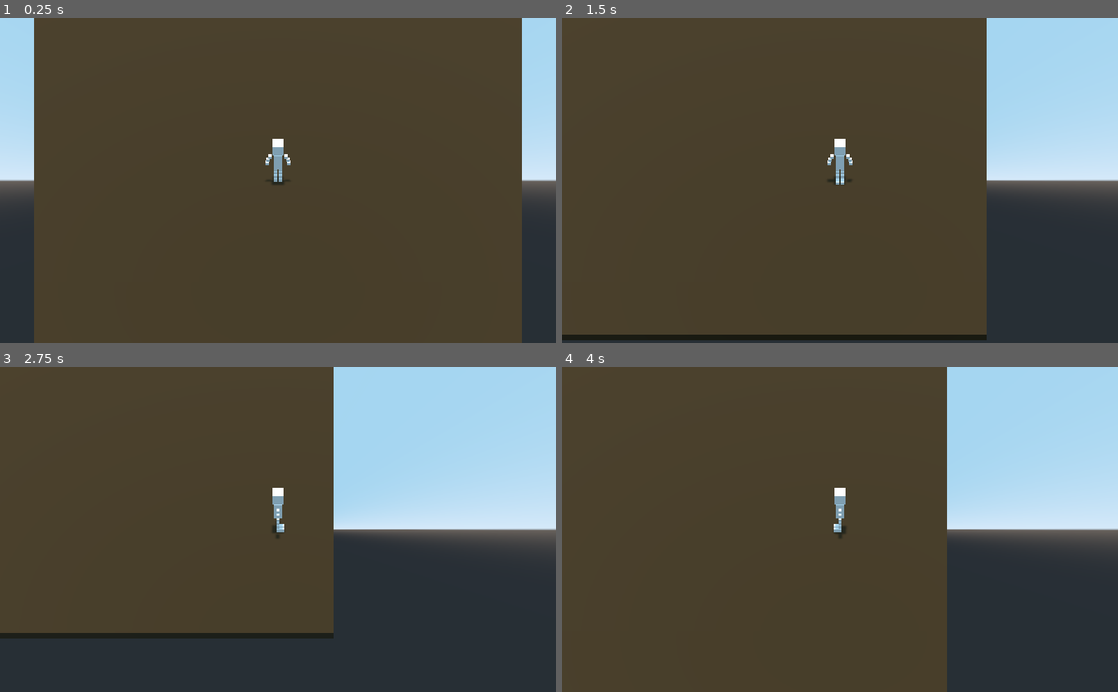
Above: before the commit, frames 1-4 (two rows, left to right).
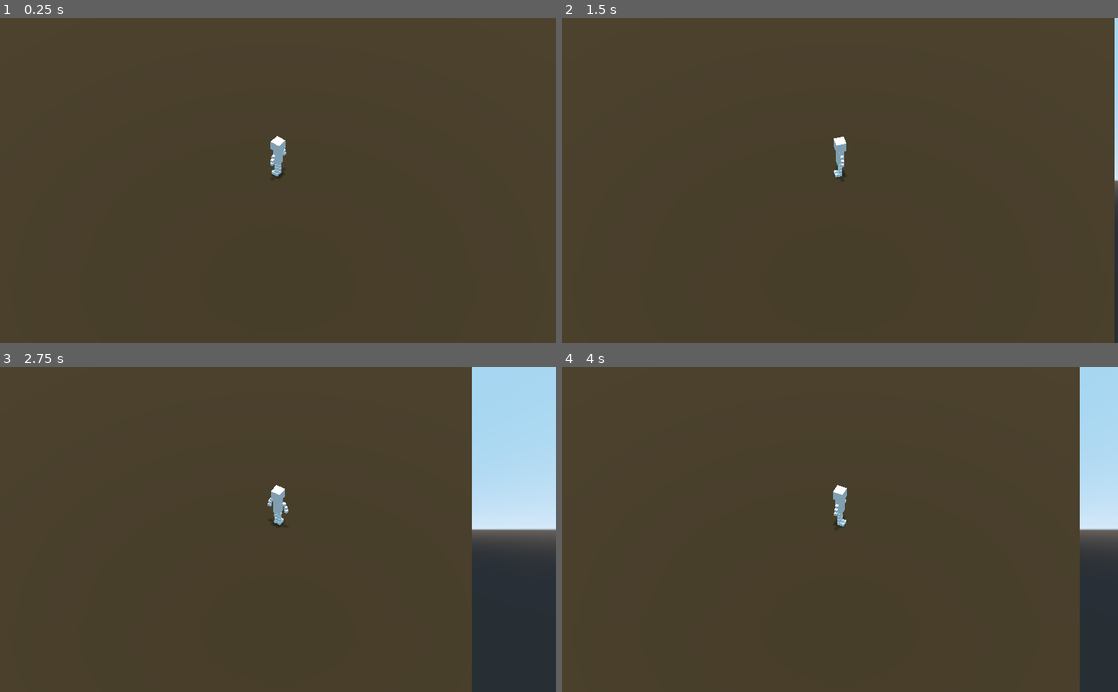
Above: after the commit, the same moments.

Repository: jaredbwasserman/game-jams
Game: Godot game, scene res://scenes/Main.tscn
Two runs of this game, one before a commit and one after it. Both use one fixed random seed, a clock stepped at 60 frames per second and the inputs below.
Inputs (mouse positions are in pixels of both pictures, inside the frame that each line leads up to):
- Up to frame 1 (0.25 s): no input
- Up to frame 2 (1.5 s): tap Enter at 0.5 s; move the mouse to (962, 164) at 0.52 s; hold Right (move_right) 0.53-1.28 s; move the mouse to (728, 196) at 1.27 s; hold Down (move_back) from 1.28 s (still down)
- Up to frame 3 (2.75 s): move the mouse to (333, 458) at 2.02 s; release Down (move_back) at 2.03 s; hold Right (move_right) from 2.03 s (still down)
- Up to frame 4 (4 s): move the mouse to (812, 594) at 2.77 s; release Right (move_right) at 2.78 s; hold Up (move_forward) 2.78-3.53 s; move the mouse to (1006, 578) at 3.52 s; hold Left (move_left) from 3.53 s (still down)

The runs differ from the first frame. In frame 1, 12% of the frame differs, in the area x 0-100%, y 0-100%; in frame 2, 24%; in frame 3, 35%, in the area x 0-85%, y 0-100%; in frame 4, 23%.

Commit message:
Update camera

Diff:
--- a/bgj-2022-03/scenes/Main.tscn
+++ b/bgj-2022-03/scenes/Main.tscn
@@ -3,14 +3,14 @@
 [ext_resource path="res://scenes/Player.tscn" type="PackedScene" id=1]
 
 [sub_resource type="BoxShape" id=1]
-extents = Vector3( 60, 1, 60 )
+extents = Vector3( 100, 1, 100 )
 
 [sub_resource type="SpatialMaterial" id=3]
 albedo_color = Color( 0.223529, 0.164706, 0.0705882, 1 )
 
 [sub_resource type="CubeMesh" id=2]
 material = SubResource( 3 )
-size = Vector3( 120, 2, 120 )
+size = Vector3( 200, 2, 200 )
 
 [node name="Main" type="Node"]
 
@@ -29,11 +29,3 @@
 shadow_enabled = true
 
 [node name="Player" parent="." instance=ExtResource( 1 )]
-
-[node name="CameraPivot" type="Position3D" parent="Player"]
-transform = Transform( 1, 0, 0, 0, 0.707107, 0.707107, 0, -0.707107, 0.707107, 0, 0, 0 )
-
-[node name="Camera" type="Camera" parent="Player/CameraPivot"]
-transform = Transform( 1, 0, 0, 0, 1, 0, 0, 0, 1, 0, 0, 50 )
-projection = 1
-size = 80.0
--- a/bgj-2022-03/scenes/Player.tscn
+++ b/bgj-2022-03/scenes/Player.tscn
@@ -19,3 +19,11 @@
 [node name="CollisionShape" type="CollisionShape" parent="."]
 transform = Transform( 1, 0, 0, 0, -4.37114e-08, -1, 0, 1, -4.37114e-08, 0, 6.98716, 0 )
 shape = SubResource( 1 )
+
+[node name="CameraPivot" type="Position3D" parent="."]
+transform = Transform( 1, 0, 0, 0, 0.707107, 0.707107, 0, -0.707107, 0.707107, 0, 1, 0 )
+
+[node name="Camera" type="Camera" parent="CameraPivot"]
+transform = Transform( 1, 0, 0, 0, 1, 0, 0, 0, 1, 0, -2.46658, 52.2218 )
+projection = 1
+size = 90.0
--- a/bgj-2022-03/scripts/Player.gd
+++ b/bgj-2022-03/scripts/Player.gd
@@ -1,15 +1,27 @@
 extends KinematicBody
 
-# How fast the player moves in meters per second.
+# How fast the player moves horizontally in meters per second
 export var speed = 14
 
-# The downward acceleration when in the air, in meters per second squared.
+# The downward acceleration when in the air, in meters per second squared
 export var fall_acceleration = 75
 
+# Velocity of player
 var velocity = Vector3.ZERO
 
 
 func _physics_process(delta):
+	# Look at mouse
+	var mouse_intersect = _get_mouse_intersect()
+	if mouse_intersect:
+		var mouse_pos: Vector3 = mouse_intersect.position
+		mouse_pos.y = $Pivot.translation.y
+		$Pivot.look_at(mouse_pos, Vector3.UP)
+
+		# Fix rotation
+		$Pivot.rotation = Vector3(0, $Pivot.rotation.y, 0)
+
+	# Move
 	var direction = Vector3.ZERO
 
 	if Input.is_action_pressed("move_right"):
@@ -23,9 +35,16 @@
 
 	if direction != Vector3.ZERO:
 		direction = direction.normalized()
-		$Pivot.look_at(translation + direction, Vector3.UP)
 
 	velocity.x = direction.x * speed
 	velocity.z = direction.z * speed
 	velocity.y -= fall_acceleration * delta
 	velocity = move_and_slide(velocity, Vector3.UP)
+
+# Get position of mouse in 3D space
+func _get_mouse_intersect():
+	var mouse_pos = get_viewport().get_mouse_position()
+	var from = $CameraPivot/Camera.project_ray_origin(mouse_pos)
+	var to = from + $CameraPivot/Camera.project_ray_normal(mouse_pos) * 1000
+	var space_state = get_world().get_direct_space_state()
+	return space_state.intersect_ray(from, to)
